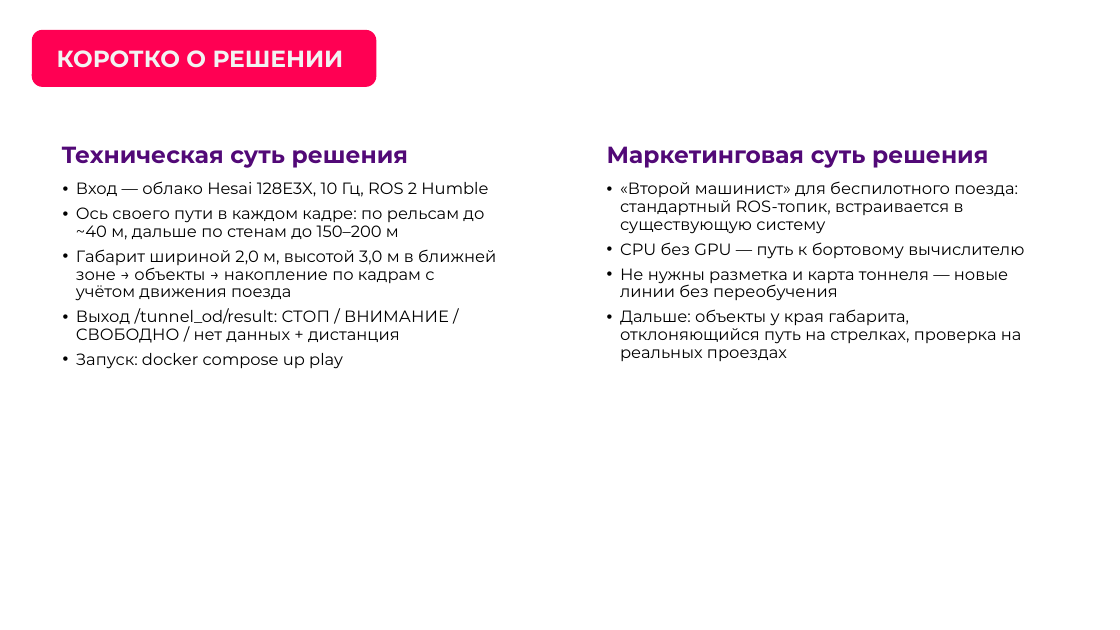
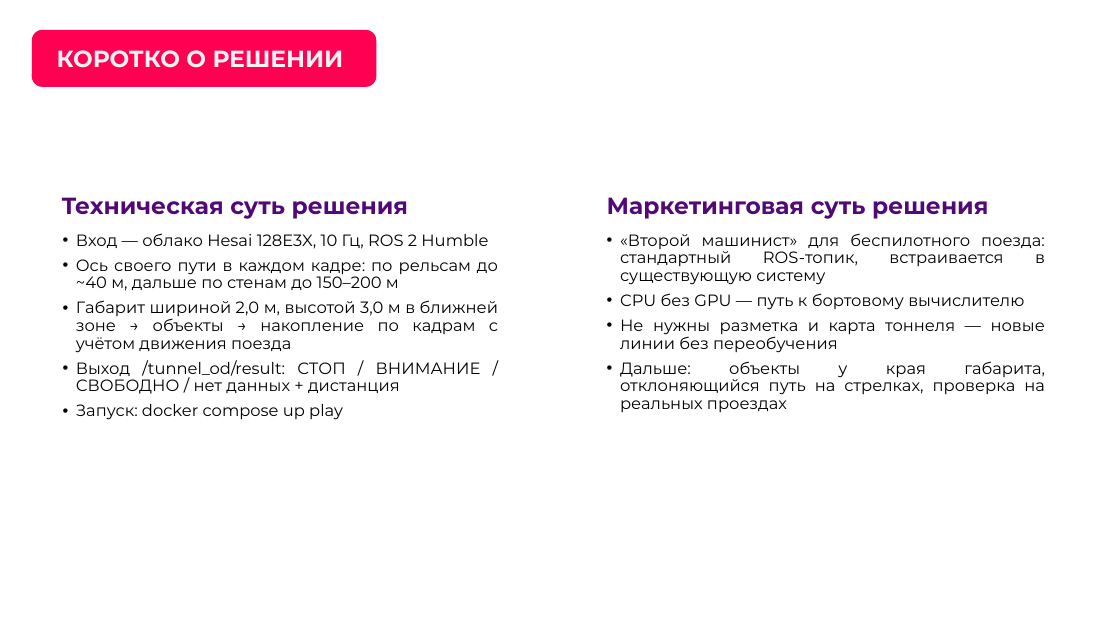
Before and after one commit to ivanpabl/hakatanon_lidar, a slide deck: slide 5 of presentation/ЛЦТ2026_Кейс5_tunnel_od.pptx. Drawn at 1120x630 pixels with LibreOffice and Linux fonts; fonts in the diff are those of the drawing; background and template pictures are left out. Boxes give left, top, right and bottom in pixels: in the first picture for what was removed or moved away, otherwise in the second. Text is boxed around its words. In the diff, an @@ line names an element or a change of style, - is before the commit and + after.

```diff
--- a/presentation/ЛЦТ2026_Кейс5_tunnel_od.pptx
+++ b/presentation/ЛЦТ2026_Кейс5_tunnel_od.pptx
@@ rounded rectangle: place and size @@
-rounded rectangle at [32, 111, 532, 570]
+rounded rectangle at [32, 163, 532, 519]
@@ rounded rectangle: place and size @@
-rounded rectangle at [572, 111, 1072, 570]
+rounded rectangle at [572, 163, 1072, 519]
@@ 4 texts: place and size @@
-4 texts at [62, 146, 1024, 369]
+4 texts at [62, 197, 1045, 420]
@@ text "Вход — облако Hesai 128E3X, ..." at [76, 233, 498, 420]: alignment left to justified @@
@@ text "«Второй машинист» для беспилотного поезда: ..." at [620, 233, 1045, 412]: alignment left to justified @@
```
Also in this commit, not shown: 11 other slides changed, 2 other files.
